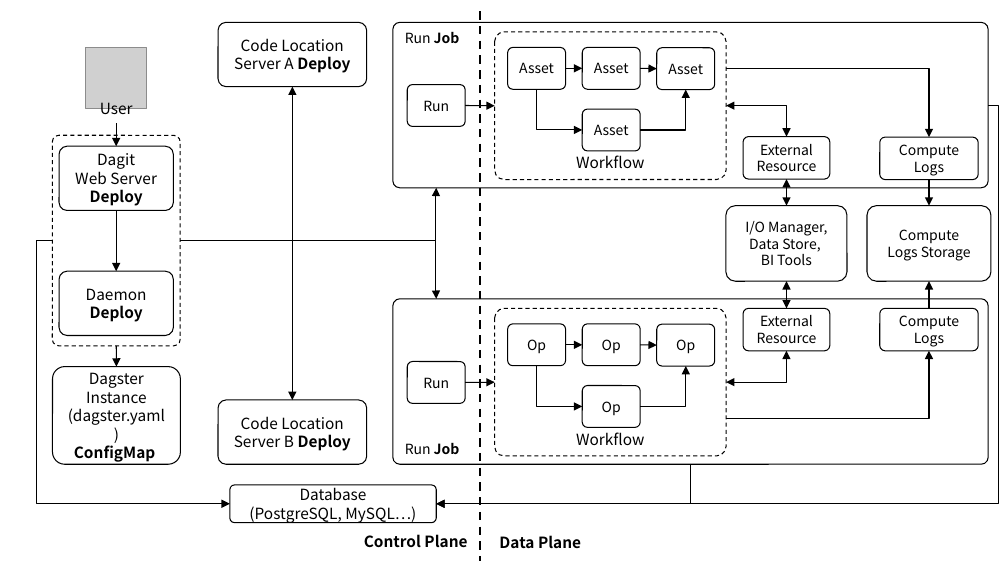
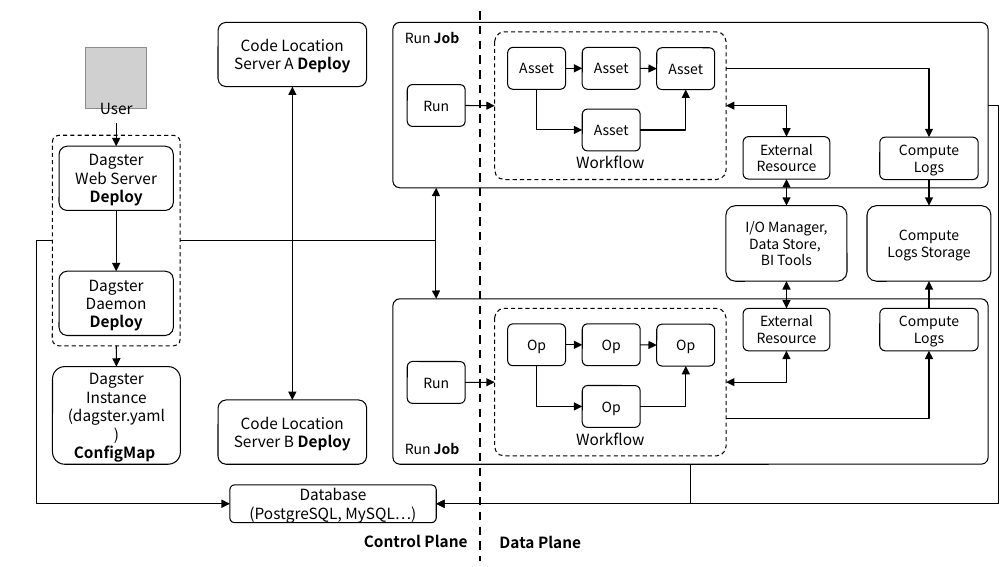
Before and after one commit to ssup2/blog-software, a slide deck: slide 1 of content/docs/theory-analysis/dagster-architecture-kubernetes/images/images.pptx. Drawn at 1008x567 pixels with LibreOffice and Linux fonts; fonts in the diff are those of the drawing; grey boxes stand for pictures. Boxes give left, top, right and bottom in pixels: in the first picture for what was removed or moved away, otherwise in the second. Text is boxed around its words. In the diff, an @@ line names an element or a change of style, - is before the commit and + after.

```diff
--- a/content/docs/theory-analysis/dagster-architecture-kubernetes/images/images.pptx
+++ b/content/docs/theory-analysis/dagster-architecture-kubernetes/images/images.pptx
@@ text in rounded rectangle at bbox=[89, 153, 144, 169]: text changed @@
-Dagit
+Dagster
@@ text in rounded rectangle at bbox=[89, 279, 144, 295]: paragraph added @@
+Dagster
```
Also in this commit, not shown: 2 other slides changed, 3 other files.
